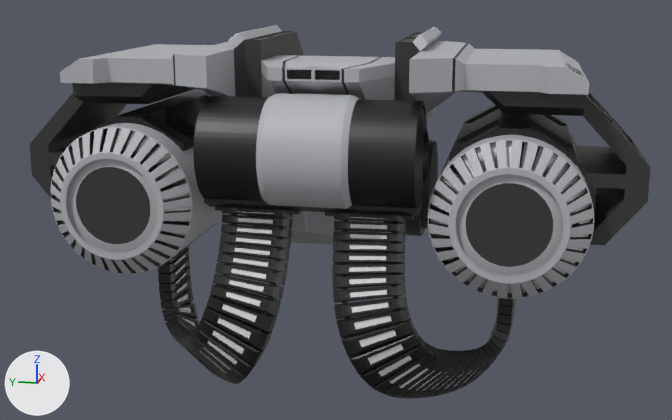
The FBX model Assets/Diplom/Resources/Models/Towers/Mashinegun/mashinegun_gun.fbx as it was, and as the next commit left it.
Camera for both pictures: a 50 mm camera at (-1.273, -0.242, 0.544) aimed at (0.17, 0.047, 0.183). The lights are fixed; the arrows at lower left show +X, +Y and +Z. Where no turn or scale is listed for an object, it has been applied to the vertices.
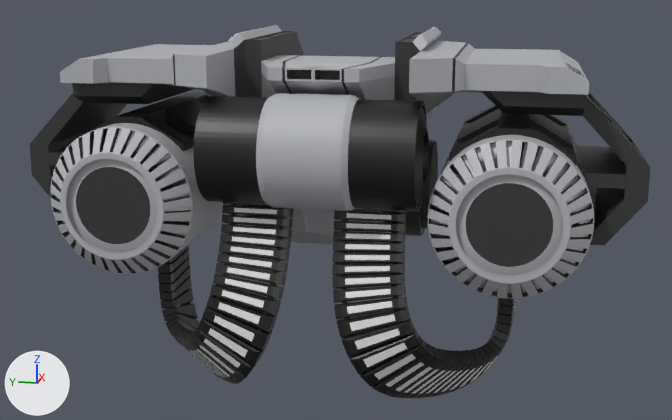
Location of each change, [x1, y1, x2, y2] in pixels of the pictures (672 x 420 px):
'Cube.002', reshaped: before [158, 207, 516, 398]; after [158, 202, 516, 398]
'Cube.003', deleted (black): before [204, 198, 423, 220]
part 1 of me_cube_009, deleted: before [345, 213, 516, 394]
part 2 of me_cube_009, deleted: before [175, 208, 277, 377]

Diff of the bpy script that builds the scene:
```diff
--- a/Assets/Diplom/Resources/Models/Towers/Mashinegun/mashinegun_gun.fbx.py
+++ b/Assets/Diplom/Resources/Models/Towers/Mashinegun/mashinegun_gun.fbx.py
@@ me_cube_009 @@
 # used by ob_cube_002; location = (-0.032, 0.0, 0.273)
-me_cube_009.from_pydata(...)  # 4560 vertices, 4104 faces; spans x -0.225..0.007, y -0.247..0.247, z -0.263..0.051
+me_cube_009.from_pydata(...)  # 3708 vertices, 3404 faces; spans x -0.225..0.007, y -0.247..0.247, z -0.263..0.051
+# me_cube_009 part 1: 426 vertices removed from x -0.223..-0.008, y -0.245..-0.042, z -0.253..0.048
+# me_cube_009 part 2: 426 vertices removed from x -0.223..-0.008, y 0.042..0.245, z -0.253..0.048
 me_cube_009.materials.append(mat_material_016)
@@ ob_cube_003 @@
-ob_cube_003 = bpy.data.objects.new('Cube.003', me_cube_012)
-ob_cube_003.location = (-0.197, 0.0, 0.344)
```
